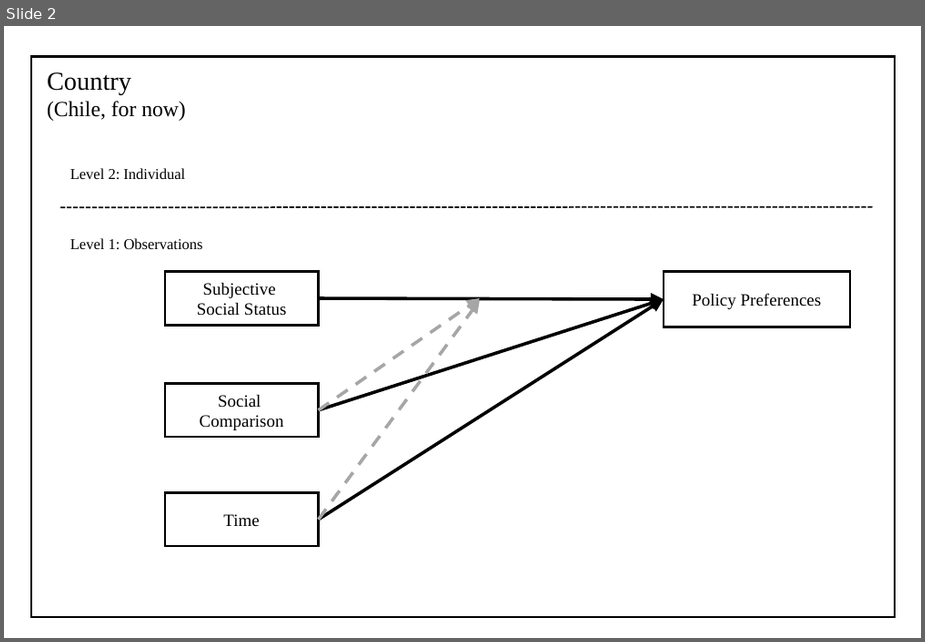
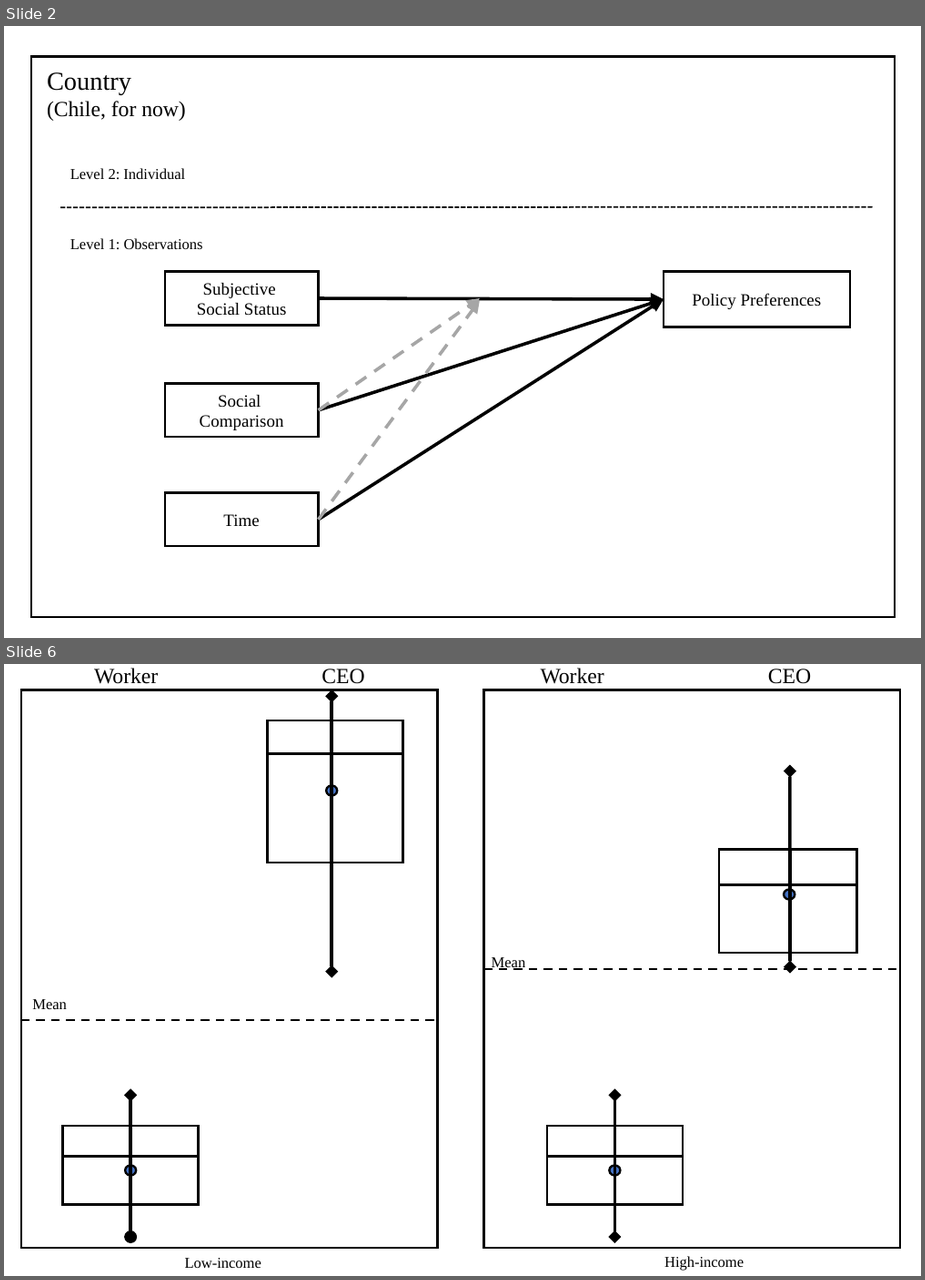
Before and after one commit to phd-bigsss/presentations-phd, a slide deck: proposal-workshop/images/scheme.pptx. Shown one above the other, each under a label of ours: slide 2 before the commit, slides 2 and 6 after it; the slides between them are not shown. The pictures are 925x642 and 925x1280 pixels, drawn with LibreOffice and Linux fonts; fonts in the diff are those of the drawing. Boxes give left, top, right and bottom in pixels: in the first picture for what was removed or moved away, otherwise in the second. Text is boxed around its words. In the diff, an @@ line names an element or a change of style, - is before the commit and + after.

```diff
--- a/proposal-workshop/images/scheme.pptx
+++ b/proposal-workshop/images/scheme.pptx
@@ slide 6 added at (4,664,921,1276), background #FFFFFF @@
@@ rectangle added at (21,690,437,1247), outline #000000 1 pt @@
@@ text added at (94,668,158,684), 10 pt, text #000000 @@
+Worker
@@ text added at (322,669,364,684), 10 pt, text #000000 @@
+CEO
@@ rectangle added at (484,690,899,1247), outline #000000 1 pt @@
@@ text added at (541,668,605,684), 10 pt, text #000000 @@
+Worker
@@ text added at (768,669,811,684), 10 pt, text #000000 @@
+CEO
@@ double arrow added from (332, 697) to (332, 972), #000000 1.5 pt @@
@@ rectangle added at (268,720,403,861), fill #FFFFFF, outline #000000 1 pt @@
@@ line added from (268, 754) to (403, 754), #000000 1 pt @@
@@ double arrow added from (789, 771) to (789, 967), #000000 1.5 pt @@
@@ ellipse added at (327,785,338,796), fill #4472C4, outline #000000 1 pt @@
@@ rectangle added at (719,849,858,952), fill #FFFFFF, outline #000000 1 pt @@
@@ line added from (719, 884) to (856, 884), #000000 1 pt @@
@@ ellipse added at (783,889,794,900), fill #4472C4, outline #000000 1 pt @@
@@ text added at (492,957,526,970), 7 pt, text #000000 @@
+Mean
@@ line added from (484, 968) to (899, 968), #000000 1 pt dashed @@
@@ text added at (32,999,67,1009), 7 pt, text #000000 @@
+Mean
@@ line added from (21, 1020) to (437, 1020), #000000 1 pt dashed @@
@@ double arrow added from (131, 1094) to (131, 1236), #000000 1.5 pt @@
@@ double arrow added from (614, 1094) to (614, 1236), #000000 1.5 pt @@
@@ rectangle added at (63,1125,198,1205), fill #FFFFFF, outline #000000 1 pt @@
@@ rectangle added at (547,1125,682,1205), fill #FFFFFF, outline #000000 1 pt @@
@@ line added from (63, 1156) to (198, 1156), #000000 1 pt @@
@@ ellipse added at (125,1164,136,1175), fill #4472C4, outline #000000 1 pt @@
@@ line added from (547, 1156) to (682, 1156), #000000 1 pt @@
@@ ellipse added at (609,1164,620,1175), fill #4472C4, outline #000000 1 pt @@
@@ text added at (185,1257,262,1267), 7 pt, text #000000 @@
+Low-income
@@ text added at (665,1256,744,1269), 7 pt, text #000000 @@
+High-income
```
Also in this commit, not shown: 1 slide changed, 2 other slides added, 11 other files.
